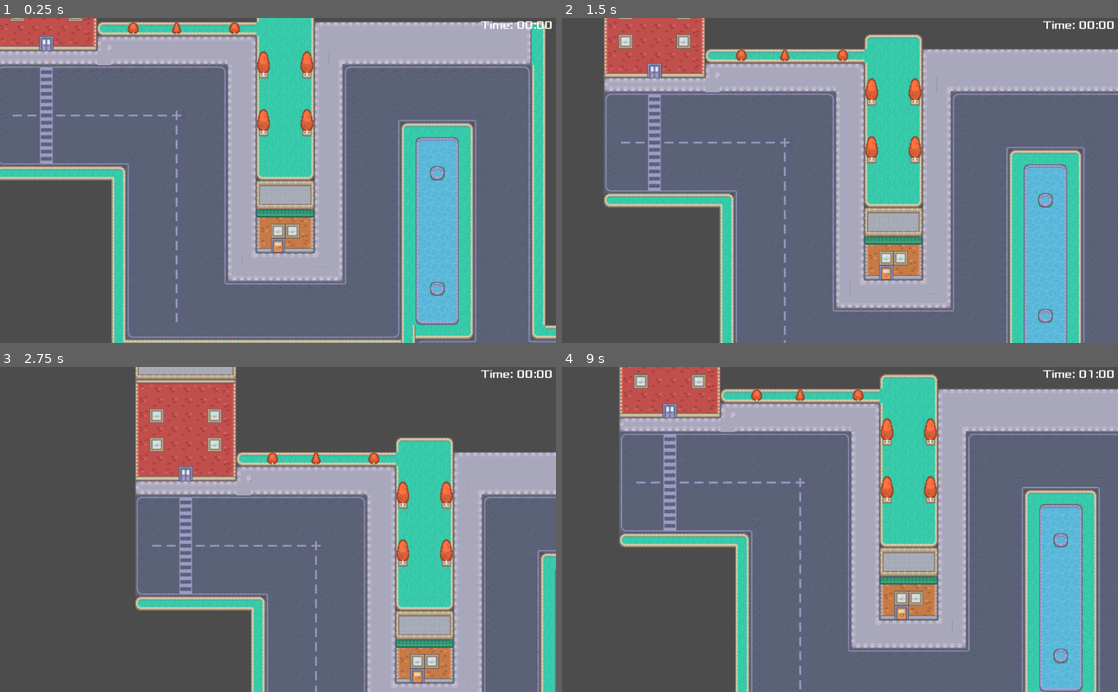
Above: before the commit, frames 1-4 (two rows, left to right).
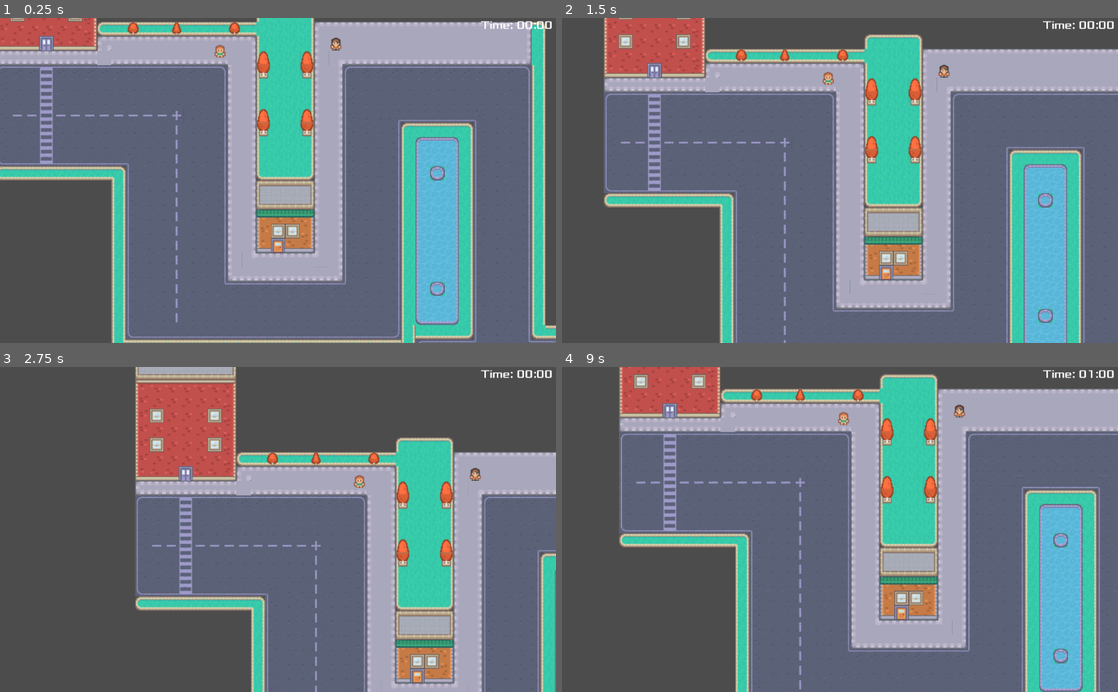
Above: after the commit, the same moments.

Repository: L140-beep/Village
Game: Godot game, scene res://scenes/GodotTown.tscn
Same seed, same stepped clock (60 frames per second), same inputs: the game is played once before the commit and once after it.
Inputs (mouse positions are in pixels of both pictures, inside the frame that each line leads up to):
- Up to frame 1 (0.25 s): no input
- Up to frame 2 (1.5 s): tap Enter at 0.5 s; move the mouse to (962, 164) at 0.52 s; click (962, 164) at 0.67 s; tap Space at 1.25 s; drag from (728, 196) to (812, 245) at 1.27 s
- Up to frame 3 (2.75 s): tap Enter at 2 s; move the mouse to (333, 458) at 2.02 s; click (333, 458) at 2.17 s
- Up to frame 4 (9 s): tap Space at 2.75, 4.25 s; drag from (812, 594) to (673, 480) at 2.77 s; tap Enter at 3.5 s; move the mouse to (1006, 578) at 3.52 s; click (1006, 578) at 3.67 s; drag from (673, 480) to (756, 448) at 4.27 s; move the mouse to (867, 529) at 5.02 s; click (867, 529) at 5.17 s; drag from (756, 448) to (728, 545) at 5.77 s; move the mouse to (962, 513) at 6.52 s; click (962, 513) at 6.67 s; drag from (728, 545) to (812, 594) at 7.27 s; move the mouse to (895, 458) at 8.02 s; click (895, 458) at 8.17 s; drag from (812, 594) to (673, 480) at 8.77 s

The runs differ from the first frame. In frame 1, 0.1% of the frame differs, in the area x 38-62%, y 5-13%; in frame 2, 0.1%; in frame 3, 0.1%; in frame 4, 0.1%, in the area x 49-73%, y 11-18%.

Commit message:
added accounting of workplaces and people

Diff:
--- a/project.godot
+++ b/project.godot
@@ -9,7 +9,7 @@
 config_version=4
 
 _global_script_classes=[ {
-"base": "Reference",
+"base": "TownObject",
 "class": "Human",
 "language": "GDScript",
 "path": "res://scripts/classes/ClassHuman.gd"
@@ -19,8 +19,13 @@
 "language": "GDScript",
 "path": "res://scripts/classes/ClassIron.gd"
 }, {
+"base": "Node2D",
+"class": "TownObject",
+"language": "GDScript",
+"path": "res://scripts/classes/ClassTownObject.gd"
+}, {
 "base": "Reference",
-"class": "Resource",
+"class": "TownResource",
 "language": "GDScript",
 "path": "res://scripts/classes/ClassResource.gd"
 }, {
@@ -29,7 +34,7 @@
 "language": "GDScript",
 "path": "res://scripts/classes/ClassWood.gd"
 }, {
-"base": "Node2D",
+"base": "TownObject",
 "class": "Workplace",
 "language": "GDScript",
 "path": "res://scripts/classes/ClassWorkplace.gd"
@@ -37,7 +42,8 @@
 _global_script_class_icons={
 "Human": "",
 "Iron": "",
-"Resource": "",
+"TownObject": "",
+"TownResource": "",
 "Wood": "",
 "Workplace": ""
 }
--- a/scenes/GodotTown.tscn
+++ b/scenes/GodotTown.tscn
@@ -1,7 +1,9 @@
-[gd_scene load_steps=46 format=2]
+[gd_scene load_steps=48 format=2]
 
 [ext_resource path="res://assets/tilemap_packed.png" type="Texture" id=1]
 [ext_resource path="res://scripts/CameraBody.gd" type="Script" id=2]
+[ext_resource path="res://scripts/classes/ClassWorkplace.gd" type="Script" id=3]
+[ext_resource path="res://scenes/Human.tscn" type="PackedScene" id=4]
 [ext_resource path="res://scripts/Clock.gd" type="Script" id=6]
 [ext_resource path="res://scenes/HUD.tscn" type="PackedScene" id=7]
 [ext_resource path="res://audio/idle_music.mp3" type="AudioStream" id=8]
@@ -491,5 +493,17 @@
 stream = ExtResource( 8 )
 autoplay = true
 
+[node name="Human" parent="." instance=ExtResource( 4 )]
+position = Vector2( 248, 144 )
+
+[node name="Human2" parent="." instance=ExtResource( 4 )]
+position = Vector2( 376, 136 )
+_sex = 0
+
+[node name="Workplace" type="Node2D" parent="."]
+position = Vector2( 312, 376 )
+script = ExtResource( 3 )
+
 [connection signal="timeout" from="DayTimeTimer" to="Clock" method="_on_DayTimeTimer_timeout"]
+[connection signal="time" from="Clock" to="." method="_on_Clock_time"]
 [connection signal="time" from="Clock" to="HUD" method="_on_Clock_time"]
--- a/scenes/Human.tscn
+++ b/scenes/Human.tscn
@@ -1,30 +1,24 @@
-[gd_scene load_steps=4 format=2]
+[gd_scene load_steps=5 format=2]
 
-[ext_resource path="res://assets/animations/Man.tres" type="SpriteFrames" id=1]
-[ext_resource path="res://scripts/Human.gd" type="Script" id=2]
+[ext_resource path="res://scripts/classes/ClassHuman.gd" type="Script" id=1]
+[ext_resource path="res://assets/animations/Man.tres" type="SpriteFrames" id=2]
+[ext_resource path="res://scripts/Moving.gd" type="Script" id=3]
 
 [sub_resource type="RectangleShape2D" id=1]
 extents = Vector2( 8, 8 )
 
-[node name="Human" type="KinematicBody2D"]
-script = ExtResource( 2 )
-_age = 14
+[node name="Human" type="Node2D"]
+script = ExtResource( 1 )
 
-[node name="Sprite" type="AnimatedSprite" parent="."]
-frames = ExtResource( 1 )
-animation = "walk_down"
-frame = 1
-playing = true
+[node name="KinematicBody2D" type="KinematicBody2D" parent="."]
+script = ExtResource( 3 )
 
-[node name="CollisionShape2D" type="CollisionShape2D" parent="."]
+[node name="CollisionShape2D" type="CollisionShape2D" parent="KinematicBody2D"]
 shape = SubResource( 1 )
 
-[node name="NavigationAgent2D" type="NavigationAgent2D" parent="."]
-path_max_distance = 10.0
-navigation_layers = 2
-avoidance_enabled = true
-radius = 8.0
-neighbor_dist = 200.0
-time_horizon = 200.0
+[node name="NavigationAgent2D" type="NavigationAgent2D" parent="KinematicBody2D"]
 
-[connection signal="velocity_computed" from="NavigationAgent2D" to="." method="_on_NavigationAgent2D_velocity_computed"]
+[node name="Sprite" type="AnimatedSprite" parent="KinematicBody2D"]
+frames = ExtResource( 2 )
+animation = "stay"
+playing = true
--- a/scripts/GodotTown.gd
+++ b/scripts/GodotTown.gd
@@ -1,16 +1,37 @@
 extends Node2D
 
 
-# Declare member variables here. Examples:
-# var a = 2
-# var b = "text"
+var people = {}
+var workplaces = {}
 
+var human_id = 0
+var workplace_id = 0
 
-# Called when the node enters the scene tree for the first time.
+var objects
+
 func _ready():
 	$Music.play()
 
 
-# Called every frame. 'delta' is the elapsed time since the previous frame.
+
 #func _process(delta):
 #	pass
+
+
+func _on_Clock_time(_current_time):
+	pass
+
+func _registration(node, key, dict):
+	node._id = key
+	dict[key] = node
+
+func _on_object_registration(node):
+	match node.get_class():
+		"Human":
+			_registration(node, human_id, people)
+			human_id += 1
+			print(people)
+		"Workplace":
+			_registration(node, workplace_id, workplaces)
+			workplace_id += 1
+			print(workplaces)
--- a/scripts/Human.gd
+++ b/scripts/Human.gd
@@ -65,8 +65,9 @@
 func _on_Clock_time(current_time):
 	match current_time:
 		1, 2:
-			current_goal_index += 1
-			current_goal_index %= goals.size()
-			goal_pos = goals[current_goal_index].global_position
-			print(goals[current_goal_index].global_position)
-			$NavigationAgent2D.set_target_location(goal_pos)
+			if goals.size() != 0:
+				current_goal_index += 1
+				current_goal_index %= goals.size()
+				goal_pos = goals[current_goal_index].global_position
+				print(goals[current_goal_index].global_position)
+				$NavigationAgent2D.set_target_location(goal_pos)
--- a/scripts/Movable.gd
+++ /dev/null
@@ -1,33 +0,0 @@
-extends KinematicBody2D
-
-export (int, LAYERS_2D_NAVIGATION) var nav_layer = 1
-export (String) var goal
-onready var goal_position = get_node(goal).global_position
-
-export (int) var speed = 50
-export (int) var arrival_tolerance = 10
-
-var path = null
-var path_index = 0
-
-func _ready():
-	pass
-func move_towards_goal(distance):
-	if not path:
-		path = Navigation2DServer.map_get_path(get_world_2d().navigation_map, global_position, goal_position, false, nav_layer)
-		path_index = 0
-		return
-
-	if global_position.distance_to(path[path_index]) <= arrival_tolerance:
-		path_index += 1
-
-	var direction = (path[path_index] - global_position).normalized()
-	var movement = direction * distance
-
-	move_and_collide(movement)
-
-func _physics_process(delta):
-	if global_position.distance_to(goal_position) <= arrival_tolerance:
-		queue_free()
-	else:
-		move_towards_goal(delta * speed)
--- /dev/null
+++ b/scripts/Moving.gd
@@ -0,0 +1,64 @@
+extends KinematicBody2D
+
+
+
+export var current_speed = 50
+export var arrival_tolerance = 10
+
+var goal_pos
+
+enum Sex {Woman, Man}
+
+func _ready():
+	get_node("/root/GodotTown/Clock").connect("time", self, "_on_Clock_time")
+	var _sex = get_parent()._sex
+
+	match _sex:
+		Sex.Man:
+			pass
+		Sex.Woman:
+			$Sprite.frames = load("res://assets/animations/Woman.tres")
+
+func _physics_process(delta):
+	pass
+	# # Similar to the car, when the pedestrian gets close enough to the goal, despawn it
+	# if current_goal_index != -1:
+	# 	if global_position.distance_to(goal_pos) <= arrival_tolerance:
+	# 		set_animation(Vector2.ZERO)
+	# 		return
+	# 	# # Find the next point in the path to navigate to and update the internal path within the agent
+	# 	var next_location = $NavigationAgent2D.get_next_location()
+	# 	#Calculate the direction and movement just as before
+	# 	var direction = (next_location - global_position).normalized()
+	# 	var movement = direction * current_speed
+	# 	$NavigationAgent2D.set_velocity(movement * delta)
+	# else:
+	# 	set_animation(Vector2.ZERO)
+
+func _on_NavigationAgent2D_velocity_computed(safe_velocity):
+	safe_velocity = safe_velocity.normalized()
+	set_animation(safe_velocity)
+	move_and_collide(safe_velocity)
+
+func set_animation(velocity):
+	if velocity.x > 0.1:
+		$Sprite.animation = "walk_right"
+	if velocity.y > 0.1:
+		$Sprite.animation = "walk_down"
+	if velocity.x < -0.1:
+		$Sprite.animation = "walk_left"
+	if velocity.y < -0.1:
+		$Sprite.animation = "walk_up"
+	if velocity == Vector2.ZERO:
+		$Sprite.animation = "stay"
+
+func _on_Clock_time(current_time):
+	pass
+	# match current_time:
+	# 	1, 2:
+	# 		if goals.size() != 0:
+	# 			current_goal_index += 1
+	# 			current_goal_index %= goals.size()
+	# 			goal_pos = goals[current_goal_index].global_position
+	# 			print(goals[current_goal_index].global_position)
+	# 			$NavigationAgent2D.set_target_location(goal_pos)
--- a/scripts/classes/ClassHuman.gd
+++ b/scripts/classes/ClassHuman.gd
@@ -1,13 +1,21 @@
 class_name Human
+extends TownObject
 
-var _name : String
-var _surname : String
-var _age : int
-var _sex : String
-var human_id : int
+export var _name : String
+export var _surname : String
+export var _age : int
 
-func _init(name : String, surname : String, age : int, sex : String):
+enum Sex {Woman, Man}
+export(Sex) var _sex = Sex.Man
+
+func _ready():
+	._ready()
+
+func initialize(name : String, surname : String, age : int, sex : String):
 	_name = name
 	_surname = surname
 	_age = age
 	_sex = sex
+
+func get_class():
+	return "Human"
--- a/scripts/classes/ClassIron.gd
+++ b/scripts/classes/ClassIron.gd
@@ -1,2 +1,4 @@
 class_name Iron extends TownResource
-var price = 150
+
+func initialize():
+	price = 150
--- a/scripts/classes/ClassResource.gd
+++ b/scripts/classes/ClassResource.gd
@@ -1,2 +1,5 @@
 class_name TownResource
 var price : int
+
+func initialize():
+	pass
--- /dev/null
+++ b/scripts/classes/ClassTownObject.gd
@@ -0,0 +1,13 @@
+signal registration(node)
+
+class_name TownObject extends Node2D
+
+var _id = -1
+
+func _ready():
+    if _id == -1:
+        connect("registration", get_parent(), "_on_object_registration")
+        emit_signal("registration", self)
+
+func get_class():
+    return "TownObject"
--- a/scripts/classes/ClassWood.gd
+++ b/scripts/classes/ClassWood.gd
@@ -1,3 +1,4 @@
 class_name Wood extends TownResource
 
-var price = 50
+func initialize():
+    price = 50
--- a/scripts/classes/ClassWorkplace.gd
+++ b/scripts/classes/ClassWorkplace.gd
@@ -1,7 +1,13 @@
-class_name Workplace extends Node2D
+class_name Workplace extends TownObject
 
-var worker_id : int
-var resource
-var performance : int
-var requirements : Array
-var active : bool
+export(int) var worker_id = -1
+var resource : TownResource
+export(int)var performance : int
+# var requirements : Array
+var active = false
+export(int)var start_time = 9
+export(int)var end_time = 18
+
+
+func get_class():
+	return "Workplace"
